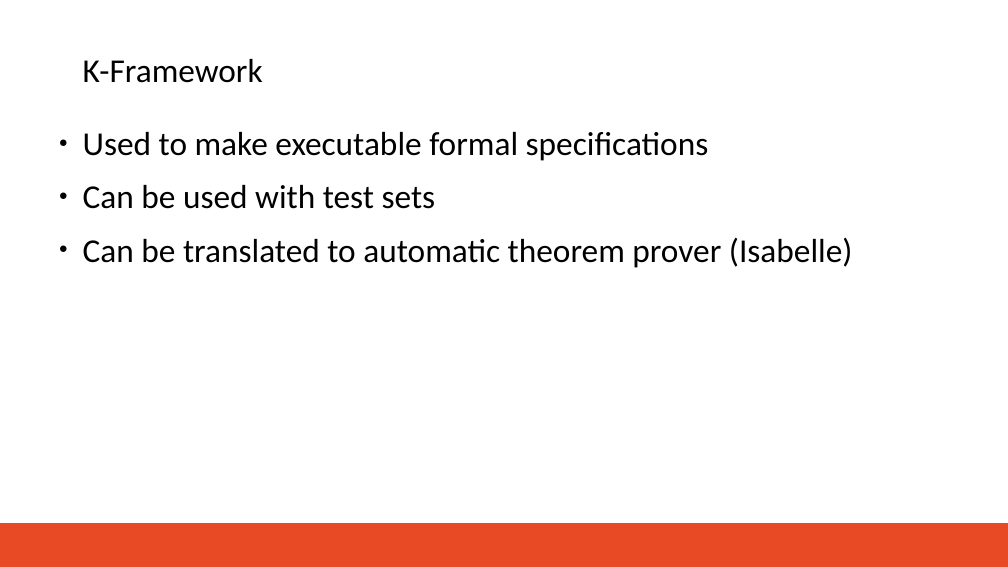
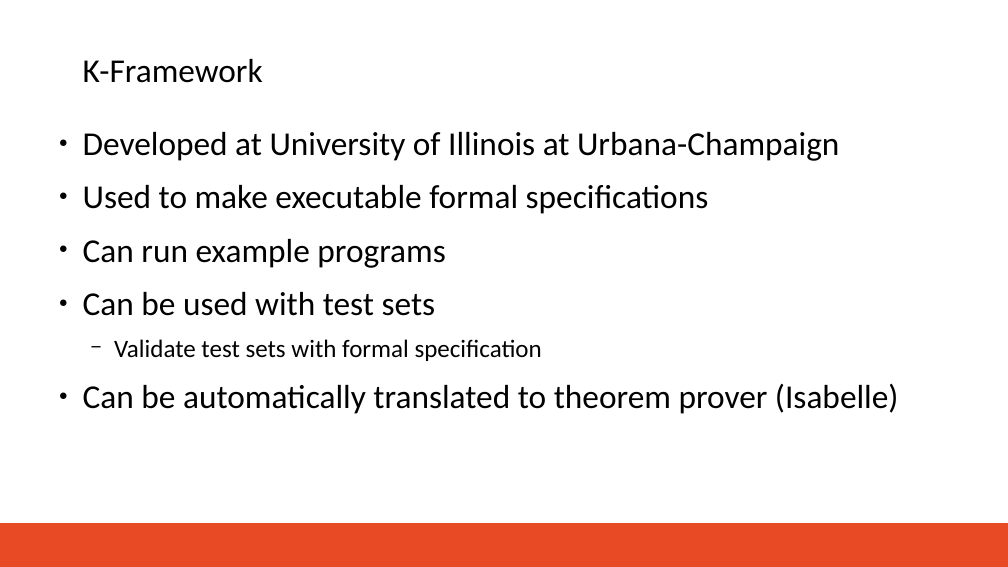
Before and after one commit to brrmorre/SeniorThesis, a slide deck: slide 2 of presentation/presentation.odp. Drawn at 1008x567 pixels with LibreOffice and Linux fonts; fonts in the diff are those of the drawing; background and template pictures are left out. Boxes give left, top, right and bottom in pixels: in the first picture for what was removed or moved away, otherwise in the second. Text is boxed around its words. In the diff, an @@ line names an element or a change of style, - is before the commit and + after.

```diff
--- a/presentation/presentation.odp
+++ b/presentation/presentation.odp
@@ text at [83,132,839,161]: paragraph added @@
+● Developed at University of Illinois at Urbana-Champaign
@@ text at [83,239,445,268]: paragraph added @@
+● Can run example programs
@@ text at [83,339,899,414]: text changed @@
-● Can be translated to automatic theorem prover (Isabelle)
+  − Validate test sets with formal specification
+● Can be automatically translated to theorem prover (Isabelle)
```
Also in this commit, not shown: 3 other slides changed, 3 other files.
